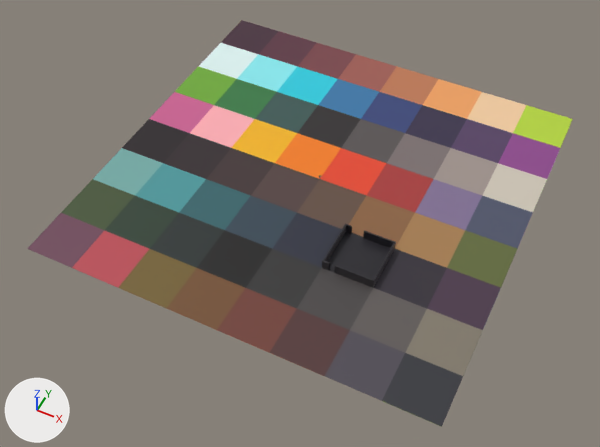
Renders of the Blender file gfx_work/characters.blend from each side of a commit.
Rendered twice from a camera (50 mm lens) standing at (77.3, -168.5, 186.1) and looking at (0.7, -15.4, -5.2). The lights are fixed; the arrows at lower left show +X, +Y and +Z.

Objects in the first picture: 'farm_land'.
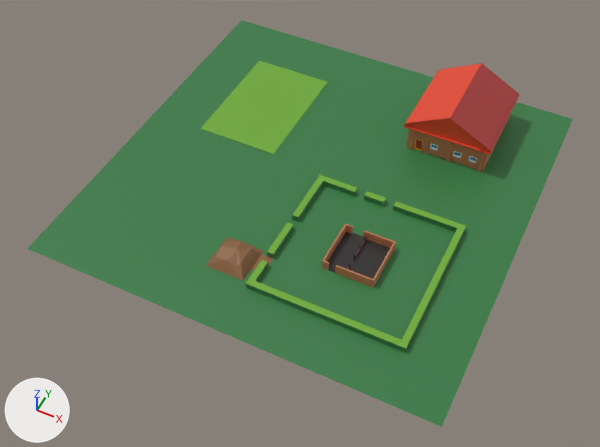
What the commit changed:
me_plane is used by ob_farm_land; location (0.0, 0.0, 0.0).
me_plane had 337 vertices, 318 faces and spanned x -64.0..64.0, y -64.0..64.0, z 0.0..3.1.
me_plane now has 336 vertices, 262 faces and spans x -64.0..64.0, y -64.0..64.0, z 0.0..3.9.
me_plane part 1: the loose piece of 256 vertices spanning x 16.0..32.0, y -32.0..-16.0, z 0.0..3.1 is deleted.
Part 2, on me_plane:
6 vertices are removed from x -32.0..32.0, y -32.0..32.0, z 0.0.
27 faces are deleted.
45 vertices are added at x -45.7..45.9, y -46.1..44.5, z 0.0..3.9.
12 new vertices lie (0.0, 0.0, 2.0) away from vertices in x 0.0..48.0, y -48.0..0.0, z 0.0.
12 new vertices lie (0.0, -3.2, 0.0) away from vertices in x 0.0..48.0, y -32.0..0.0, z 0.0..2.0.
12 new vertices lie (3.2, 0.0, 0.0) away from vertices in x 0.0..32.0, y -48.0..0.0, z 0.0..2.0.
12 new vertices lie (0.0, 3.2, 0.0) away from vertices in x 0.0..48.0, y -48.0..-16.0, z 0.0..2.0.
12 new vertices lie (0.0, 3.2, 0.0) away from vertices in x 0.0..48.0, y -44.8..-12.8, z 0.0..2.0.
13 new vertices lie (2.1, 0.0, 0.0) away from vertices in x 0.0, y -44.8..-3.2, z 0.0..2.0.
17 new vertices lie (0.0, 3.2, 0.0) away from vertices in x 0.0..48.0, y -41.6..-9.6, z 0.0..2.0.
14 new vertices lie (-2.1, 0.0, 0.0) away from vertices in x 48.0, y -44.8..-3.2, z 2.0.
24 new vertices lie (0.0, 0.0, -2.0) away from vertices in x 2.1..45.9, y -44.8..-3.2, z 2.0.
12 new vertices lie (3.2, 0.0, 0.0) away from vertices in x 3.2..35.2, y -48.0..0.0, z 0.0..2.0.
11 new vertices lie (-3.2, 0.0, 0.0) away from vertices in x 16.0..48.0, y -48.0..0.0, z 0.0..2.0.
13 new vertices lie (0.0, -2.1, 0.0) away from vertices in x 3.2..44.8, y 0.0, z 0.0..2.0.
15 new vertices lie (-3.2, 0.0, 0.0) away from vertices in x 12.8..44.8, y -48.0..0.0, z 0.0..2.0.
14 new vertices lie (0.0, 2.1, 0.0) away from vertices in x 3.2..44.8, y -48.0, z 2.0.
23 new vertices lie (0.0, 0.0, -2.0) away from vertices in x 3.2..44.8, y -45.9..-2.1, z 2.0.
225 new faces join them.
me_plane part 3: 37 kept faces spanning x -64.0..64.0, y -64.0..64.0, z 0.0 get new texture (UV) coordinates.
Mesh me_plane_003 is new.
It has 434 vertices, 432 faces and spans x 17.7..46.0, y 24.6..54.9, z -3.5..18.5.
It uses material mat_material (picture img_color_palette_png).
Mesh me_plane_002 is new.
It has 24 vertices, 22 faces and spans x -45.7..-18.3, y 3.3..44.5, z 0.1..0.3.
It uses material mat_material (picture img_color_palette_png).
Mesh me_plane_001 is new.
It has 312 vertices, 259 faces, 1 loose edge and spans x 16.0..32.0, y -32.0..-16.0, z -0.6..3.1.
It uses material mat_material (picture img_color_palette_png).
Object 'farm_house' (ob_farm_house) is new; it shows me_plane_003.
Its location is (0.0, 0.0, 0.0).
Object 'farm_field' (ob_farm_field) is new; it shows me_plane_002.
Its location is (0.0, 0.0, 0.0).
Object 'farm_stable' (ob_farm_stable) is new; it shows me_plane_001.
Its location is (0.0, 0.0, 0.0).

What differs and where, as boxes (x1, y1, x2, y2) in the pictures (600 x 447 px):
'farm_house', added (red)
    after: (404, 63, 519, 172)
'farm_field', added (green)
    after: (200, 60, 328, 154)
'farm_stable', added
    after: (322, 223, 396, 288)
part 1 of me_plane, deleted (black)
    before: (322, 223, 396, 288)
part 2 of me_plane, built on
    both: (190, 54, 517, 401)
part 3 of me_plane, surface changed
    both: (27, 20, 573, 427)
